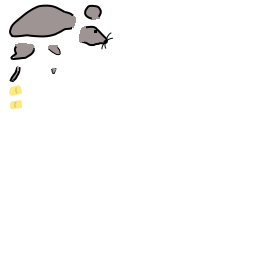
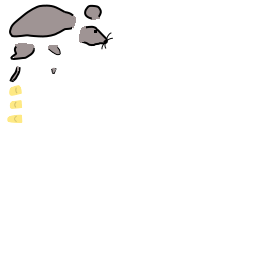
Layers edited between the first and the second 256 × 256 image:
painted on "Queue" over bbox(7, 114, 23, 123)
painted on "Color1" over bbox(8, 115, 22, 123)
